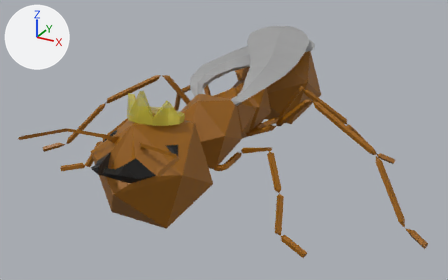
What one commit did to the Blender file mathCheese/Assets/Resources/Meshes/Mesh Masters/antQueen.blend.
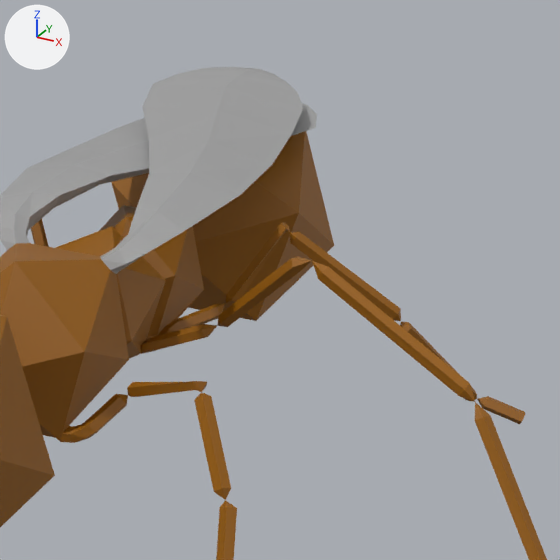
Each version is shown whole from a camera (50 mm lens) standing at (5.26, -9.78, 6.32) and looking at (0.16, -0.51, 1.68), then close up on the part from 43% to 91% of the width and 0% to 77% of the height. Lighting does not change. The marker at upper left points along +X, +Y and +Z.

Names of what the first close-up shows: 'Ant'.
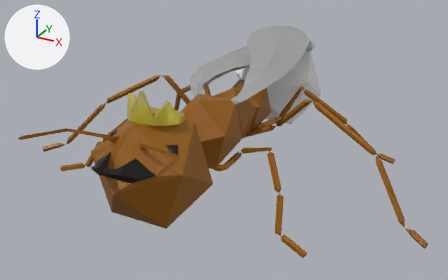
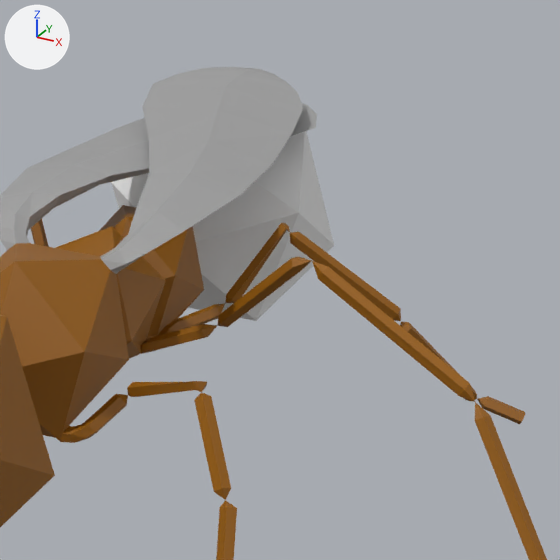
Pixel boxes [x1, y1, x2, y2] of what changed, in the close-ups (560 x 560 px):
```json
{"part": 1, "of": "me_cylinder_002", "change": "recoloured", "before": [111, 131, 334, 321], "after": [111, 131, 334, 321], "on screen": "brown to white"}
```

Scene script edits in JSON lines:
```json
{"op": "add", "block": "mat_material", "code": ["mat_material = principled_material('Material')", "mat_material.base_color = (0.8, 0.8, 0.8)  # white #e7e7e7"]}
{"block": "me_cylinder_002", "where": "me_cylinder_002.from_pydata(...)  # 736 vertices, 851 faces; spans x -4.3..4.4, y -4.54..2.85, z 0.37..3.57"}
{"block": "me_cylinder_002", "where": "# used by ob_ant; location = (0.0, 0.0, 0.0); rotation_euler = (-0.189, 0.0, 0.0), in degrees (-11, 0, 0); scale = (0.923, 1.0, 1.0)"}
{"block": "me_cylinder_002", "change": "me_cylinder_002 part 1: 20 of the faces centred in x -0.8..0.8, y 1.19..2.56, z 1.56..3.09 switch from mat_skin (brown #975e00) to mat_material (white #e7e7e7)"}
```
